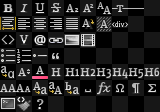
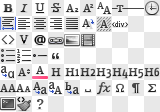
Revision of a layered 160 × 112 image; what changed, layer by layer:
hid group "white" (62 layers) over <box>0,0,160,112</box>
hid "grid" (1st of 2, in "white") over <box>0,0,160,112</box>
showed group "black" (63 layers) over <box>0,0,160,112</box>
added layer "time" (2nd of 2, in "black" › "default") in group "default" over <box>145,1,159,16</box>
